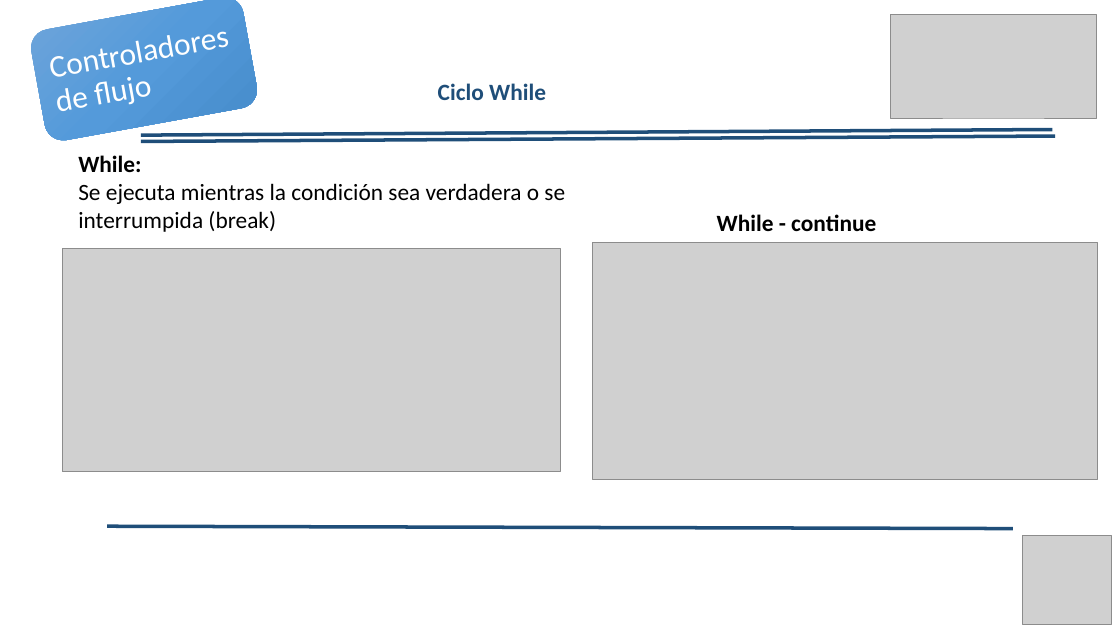
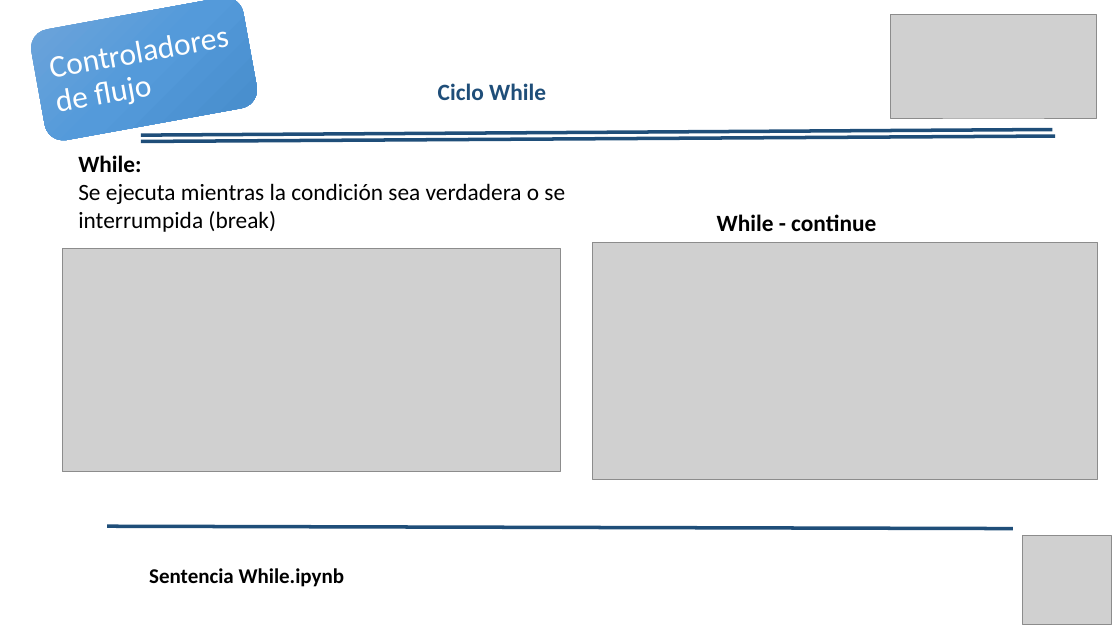
Before and after one commit to Duvandres19/Analitica_Python, a slide deck: slide 14 of Curso_Analitica_fundamentosPogramacionPython.pptx. Drawn at 1120x630 pixels with LibreOffice and Linux fonts; fonts in the diff are those of the drawing; grey boxes stand for pictures; background and template pictures are left out. Boxes give left, top, right and bottom in pixels: in the first picture for what was removed or moved away, otherwise in the second. Text is boxed around its words. In the diff, an @@ line names an element or a change of style, - is before the commit and + after.

```diff
--- a/Curso_Analitica_fundamentosPogramacionPython.pptx
+++ b/Curso_Analitica_fundamentosPogramacionPython.pptx
@@ text added at (149,568,344,587), 18 pt, text #000000, bold @@
+Sentencia While.ipynb
```
Also in this commit, not shown: 13 other slides changed, 5 slides added, 29 other files.
